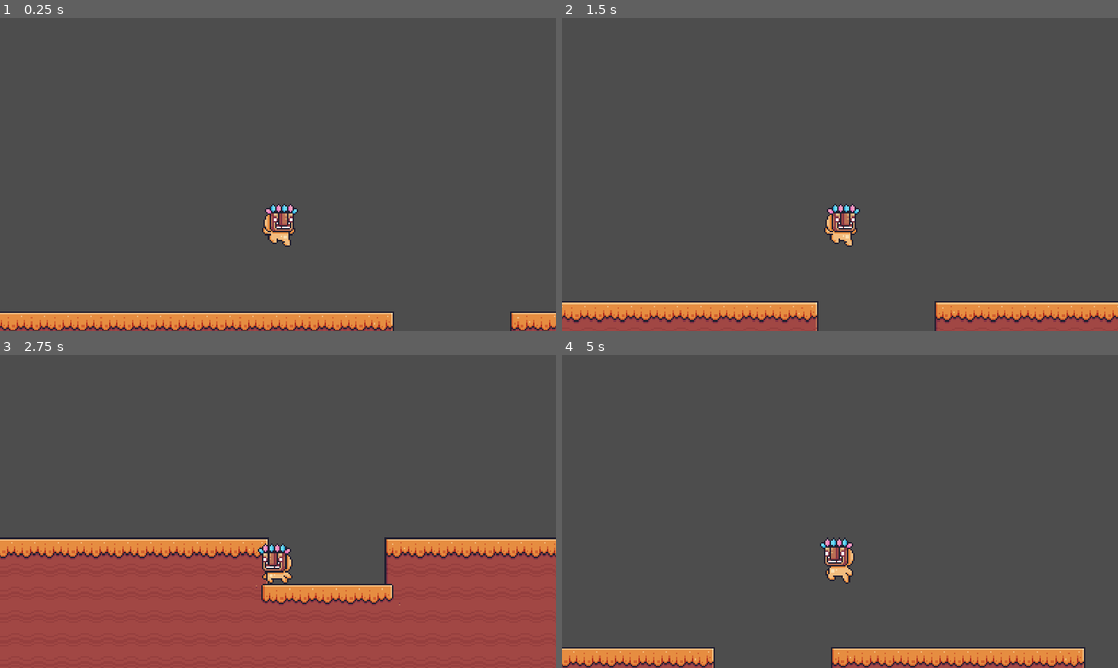
Above: before the commit, frames 1-4 (two rows, left to right).
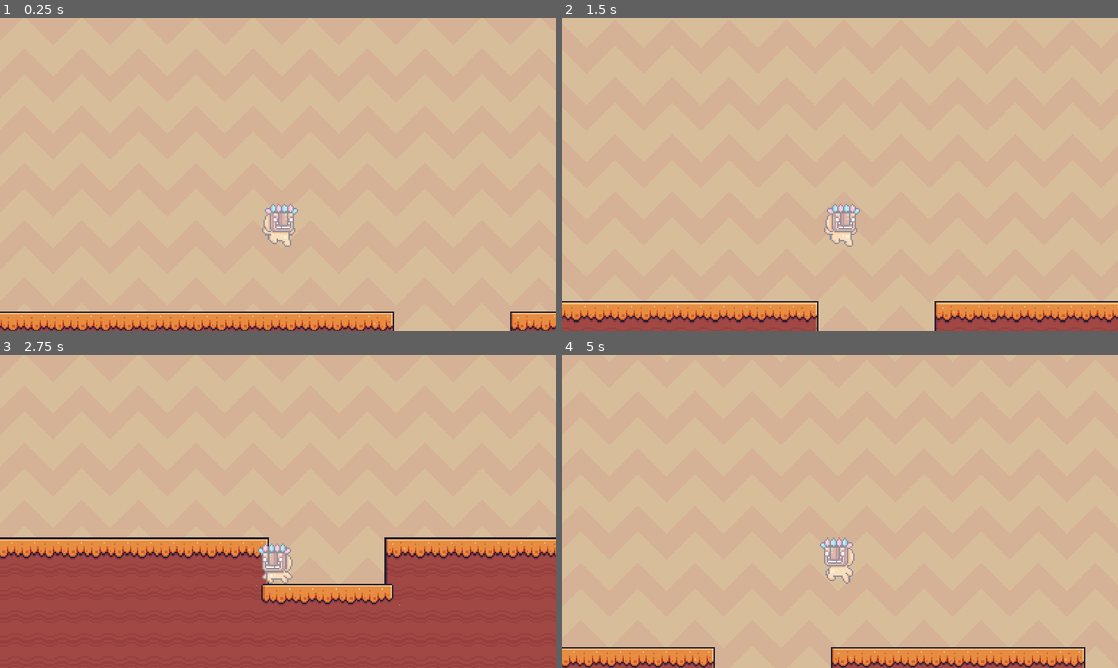
Above: after the commit, the same moments.

Repository: DuarteMendonca24/GodotShaders101
Game: Godot game, scene res://common_techniques/scenes/common_techniques.tscn
The game is run twice, just before and just after one commit, with the same random seed, the same clock (stepped at 60 frames per second) and the same inputs.
Inputs (mouse positions are in pixels of both pictures, inside the frame that each line leads up to):
- Up to frame 1 (0.25 s): no input
- Up to frame 2 (1.5 s): move the mouse to (962, 158) at 0.52 s; hold D (move_right) from 0.53 s (still down); right-click (962, 158) at 0.6 s; tap Space (jump) at 0.77 s; move the mouse to (728, 190) at 1.27 s; click (728, 190) at 1.35 s
- Up to frame 3 (2.75 s): tap Space (jump) at 1.52 s; move the mouse to (333, 442) at 2.02 s; release D (move_right) at 2.03 s; hold A (move_left) from 2.03 s (still down); right-click (333, 442) at 2.1 s
- Up to frame 4 (5 s): move the mouse to (812, 574) at 2.77 s; release A (move_left) at 2.78 s; hold D (move_right) 2.78-4.28 s; click (812, 574) at 2.85 s; tap Space (jump) at 3.02, 3.77, 4.52 s; move the mouse to (1006, 558) at 3.52 s; right-click (1006, 558) at 3.6 s; move the mouse to (673, 464) at 4.27 s; hold A (move_left) from 4.28 s (still down); click (673, 464) at 4.35 s

The runs differ from the first frame. In frame 1, 95% of the frame differs, in the area x 0-100%, y 0-100%; in frame 2, 92%; in frame 3, 61%; in frame 4, 95%.

Commit message:
Scrolling background and flash shaders

Diff:
--- a/common_techniques/scenes/common_techniques.tscn
+++ b/common_techniques/scenes/common_techniques.tscn
@@ -1,8 +1,15 @@
-[gd_scene load_steps=6 format=3 uid="uid://bw86fsv6rvi5h"]
+[gd_scene load_steps=9 format=3 uid="uid://bw86fsv6rvi5h"]
 
 [ext_resource type="Script" path="res://common_techniques/scripts/common_techniques.gd" id="1_0ugy3"]
 [ext_resource type="Texture2D" uid="uid://dw27ks2iy6r18" path="res://common_techniques/assets/other/Terrain (16x16).png" id="2_4ntks"]
 [ext_resource type="PackedScene" uid="uid://cf8ow35myt7tq" path="res://common_techniques/scenes/player.tscn" id="2_ttseq"]
+[ext_resource type="Texture2D" uid="uid://c4m2ljq1ynnik" path="res://common_techniques/assets/background/Brown.png" id="4_28lku"]
+[ext_resource type="Shader" path="res://common_techniques/shaders/scrolling_bg.gdshader" id="4_yu8x8"]
+
+[sub_resource type="ShaderMaterial" id="ShaderMaterial_v1qbr"]
+shader = ExtResource("4_yu8x8")
+shader_parameter/tiling = Vector2(10, 10)
+shader_parameter/offset = Vector2(-0.4, 0.4)
 
 [sub_resource type="TileSetAtlasSource" id="TileSetAtlasSource_sehxt"]
 texture = ExtResource("2_4ntks")
@@ -455,6 +462,17 @@
 [node name="CommonTechniques" type="Node2D"]
 script = ExtResource("1_0ugy3")
 
+[node name="CanvasLayer" type="CanvasLayer" parent="."]
+layer = -100
+
+[node name="ScrollingBackground" type="Sprite2D" parent="CanvasLayer"]
+texture_repeat = 2
+material = SubResource("ShaderMaterial_v1qbr")
+position = Vector2(572, 425)
+scale = Vector2(18.5156, 18.5156)
+texture = ExtResource("4_28lku")
+region_rect = Rect2(0, 0, 1000, 1000)
+
 [node name="TileMap" type="TileMap" parent="."]
 scale = Vector2(3, 3)
 tile_set = SubResource("TileSet_t5lk8")
--- a/common_techniques/scenes/player.tscn
+++ b/common_techniques/scenes/player.tscn
@@ -1,11 +1,17 @@
-[gd_scene load_steps=31 format=3 uid="uid://cf8ow35myt7tq"]
+[gd_scene load_steps=36 format=3 uid="uid://cf8ow35myt7tq"]
 
 [ext_resource type="Script" path="res://common_techniques/scripts/player.gd" id="1_ticyv"]
+[ext_resource type="Shader" path="res://common_techniques/shaders/flash.gdshader" id="2_ejxcd"]
 [ext_resource type="Texture2D" uid="uid://crl8amfcmjsrx" path="res://common_techniques/assets/character/mask_dude/Idle (32x32).png" id="2_lbaly"]
 [ext_resource type="Texture2D" uid="uid://14ay38m416a8" path="res://common_techniques/assets/character/mask_dude/Fall (32x32).png" id="2_v5u6i"]
 [ext_resource type="Texture2D" uid="uid://4stahljyoht6" path="res://common_techniques/assets/character/mask_dude/Run (32x32).png" id="3_jv62s"]
 [ext_resource type="Texture2D" uid="uid://upvi5yh5werj" path="res://common_techniques/assets/character/mask_dude/Jump (32x32).png" id="4_s7tv2"]
 
+[sub_resource type="ShaderMaterial" id="ShaderMaterial_8xups"]
+shader = ExtResource("2_ejxcd")
+shader_parameter/flash_color = Color(1, 1, 1, 1)
+shader_parameter/flash_percentage = 0.5
+
 [sub_resource type="AtlasTexture" id="AtlasTexture_3kfll"]
 atlas = ExtResource("2_lbaly")
 region = Rect2(0, 0, 32, 32)
@@ -199,11 +205,49 @@
 [sub_resource type="RectangleShape2D" id="RectangleShape2D_o0ra8"]
 size = Vector2(38, 71)
 
+[sub_resource type="Animation" id="Animation_6prsl"]
+resource_name = "flash"
+length = 1.2
+tracks/0/type = "value"
+tracks/0/imported = false
+tracks/0/enabled = true
+tracks/0/path = NodePath("AnimatedSprite2D:material:shader_parameter/flash_percentage")
+tracks/0/interp = 1
+tracks/0/loop_wrap = true
+tracks/0/keys = {
+"times": PackedFloat32Array(0, 0.3, 0.6, 0.9, 1.2),
+"transitions": PackedFloat32Array(1, 1, 1, 1, 1),
+"update": 0,
+"values": [0.0, 0.5, 0.0, 0.5, 0.0]
+}
+
+[sub_resource type="Animation" id="Animation_hfdhr"]
+length = 0.001
+tracks/0/type = "value"
+tracks/0/imported = false
+tracks/0/enabled = true
+tracks/0/path = NodePath("AnimatedSprite2D:material:shader_parameter/flash_percentage")
+tracks/0/interp = 1
+tracks/0/loop_wrap = true
+tracks/0/keys = {
+"times": PackedFloat32Array(0),
+"transitions": PackedFloat32Array(1),
+"update": 0,
+"values": [0.5]
+}
+
+[sub_resource type="AnimationLibrary" id="AnimationLibrary_u5jh2"]
+_data = {
+"RESET": SubResource("Animation_hfdhr"),
+"flash": SubResource("Animation_6prsl")
+}
+
 [node name="Player" type="CharacterBody2D"]
 script = ExtResource("1_ticyv")
 
 [node name="AnimatedSprite2D" type="AnimatedSprite2D" parent="."]
 z_index = 100
+material = SubResource("ShaderMaterial_8xups")
 position = Vector2(0, -48)
 scale = Vector2(3, 3)
 sprite_frames = SubResource("SpriteFrames_sst3s")
@@ -216,3 +260,8 @@
 
 [node name="Camera2D" type="Camera2D" parent="."]
 position = Vector2(0, -150)
+
+[node name="AnimationPlayer" type="AnimationPlayer" parent="."]
+libraries = {
+"": SubResource("AnimationLibrary_u5jh2")
+}
--- /dev/null
+++ b/common_techniques/shaders/flash.gdshader
@@ -0,0 +1,11 @@
+shader_type canvas_item;
+
+uniform vec4 flash_color: source_color;
+uniform float flash_percentage: hint_range(0.0, 1.0);
+
+void fragment() {
+	vec4 original_color = texture(TEXTURE, UV);
+
+	COLOR = mix(original_color,flash_color,flash_percentage);
+	COLOR.a *= original_color.a;
+}
--- /dev/null
+++ b/common_techniques/shaders/scrolling_bg.gdshader
@@ -0,0 +1,14 @@
+shader_type canvas_item;
+
+uniform vec2 tiling = vec2(1.0);
+uniform vec2 offset;
+
+void vertex() {
+	// UV coordinates normally go from 0.0 to 1.0 — covering the texture once.
+	// Multiplying UV increases the range (e.g., 0.0 to 2.0), so the texture is sampled multiple times.
+	// Since textures wrap by default, this causes the texture to repeat (tile) across the surface.
+
+	// In the fragment() stage, UV is read-only — it's an interpolated value
+	// coming from the vertex() stage.
+	UV = UV * tiling + offset * TIME;
+}
